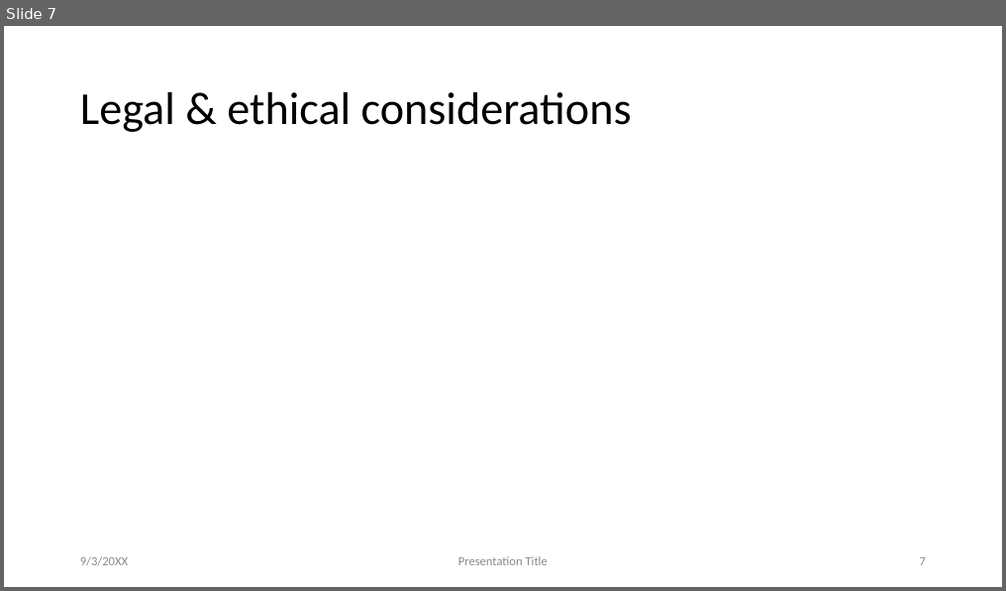
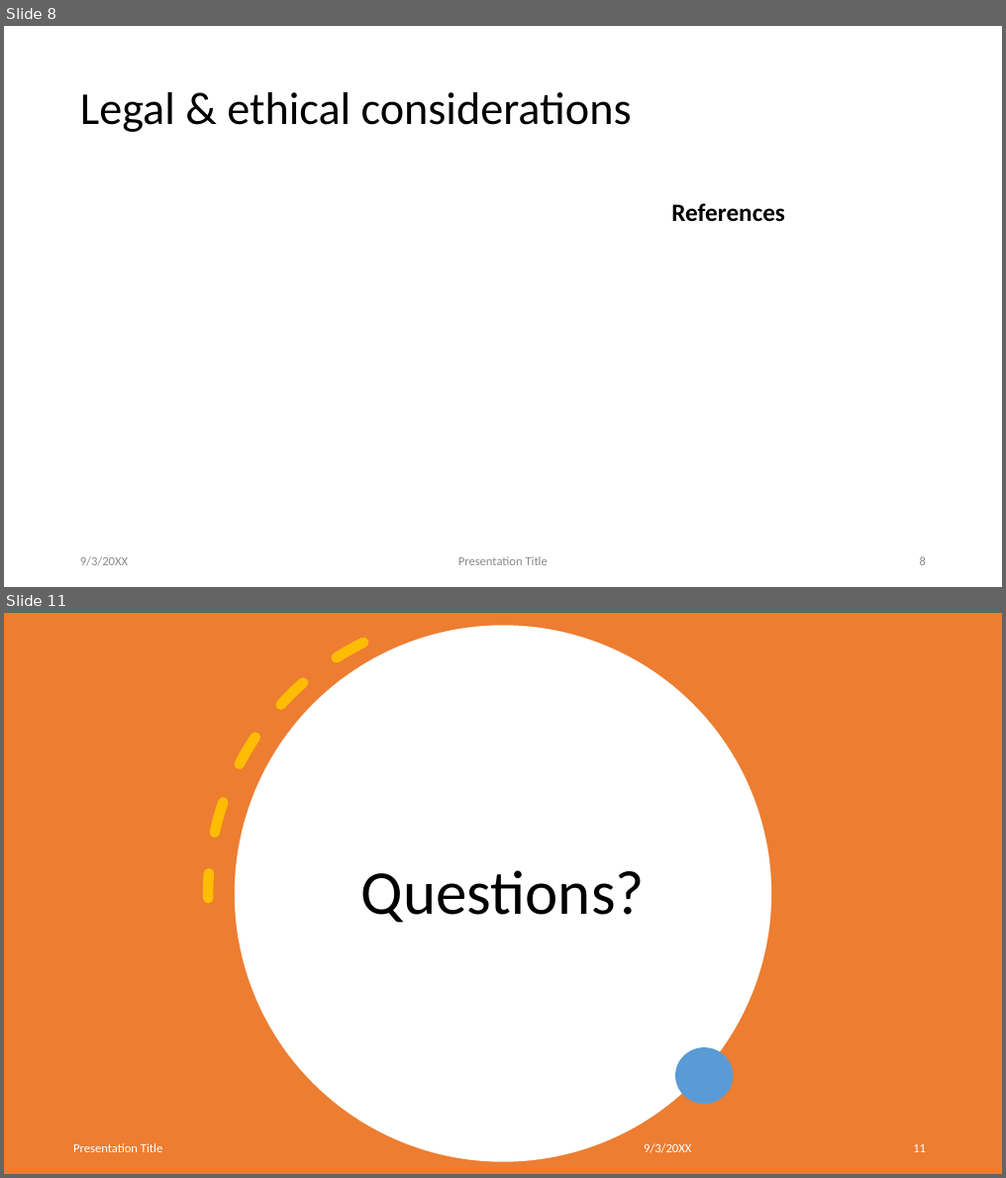
Before and after one commit to MinasFakhori/First-year-group-project, a slide deck: Presentation/pres.pptx. Shown one above the other, each under a label of ours: slide 7 before the commit, slides 8 and 11 after it; the slides between them are not shown. The pictures are 1006x591 and 1006x1178 pixels, drawn with LibreOffice and Linux fonts; fonts in the diff are those of the drawing. Boxes give left, top, right and bottom in pixels: in the first picture for what was removed or moved away, otherwise in the second. Text is boxed around its words. In the diff, an @@ line names an element or a change of style, - is before the commit and + after.

```diff
--- a/Presentation/pres.pptx
+++ b/Presentation/pres.pptx
@@ slide 11 added at box(4, 613, 1002, 1174), background #FFFFFF @@
@@ rectangle added at box(4, 613, 1002, 1174), fill #ED7D31 @@
@@ freeform shape added at box(48, 613, 142, 662), fill #5B9BD5 @@
@@ arc (boxed as its full ellipse) added at box(114, 613, 860, 1174), outline #FFC000 10 pt dashed @@
@@ ellipse added at box(235, 625, 771, 1161), fill #FFFFFF @@
@@ freeform shape added at box(328, 613, 470, 691), fill #70AD47 @@
@@ freeform shape added at box(4, 854, 17, 898), fill #FFC000 @@
@@ title added at box(361, 870, 645, 923), 60 pt, text #000000 @@
+Questions?
@@ ellipse added at box(675, 1048, 734, 1104), fill #5B9BD5 @@
@@ freeform shape added at box(282, 1081, 428, 1174), fill #FFC000 @@
@@ freeform shape added at box(4, 1090, 131, 1174), fill #70AD47 @@
@@ text added at box(73, 1144, 162, 1153), 12 pt, text #FFFFFF @@
+Presentation Title
@@ freeform shape added at box(343, 1125, 470, 1174), fill #ED7D31 @@
@@ text added at box(644, 1144, 691, 1154), 12 pt, text #FFFFFF @@
+9/3/20XX
@@ page number added at box(913, 1145, 926, 1153), 12 pt, text #FFFFFF @@
+11
@@ what was slide 7 is now slide 8 @@
@@ slide 8 changed as well @@
@@ text added at box(671, 203, 785, 222), 24 pt, text #000000, bold @@
+References
@@ page number at box(920, 557, 926, 566): text changed @@
-7
+8
```
Also in this commit, not shown: 6 other slides changed, 3 other slides added, 2 slides removed.
